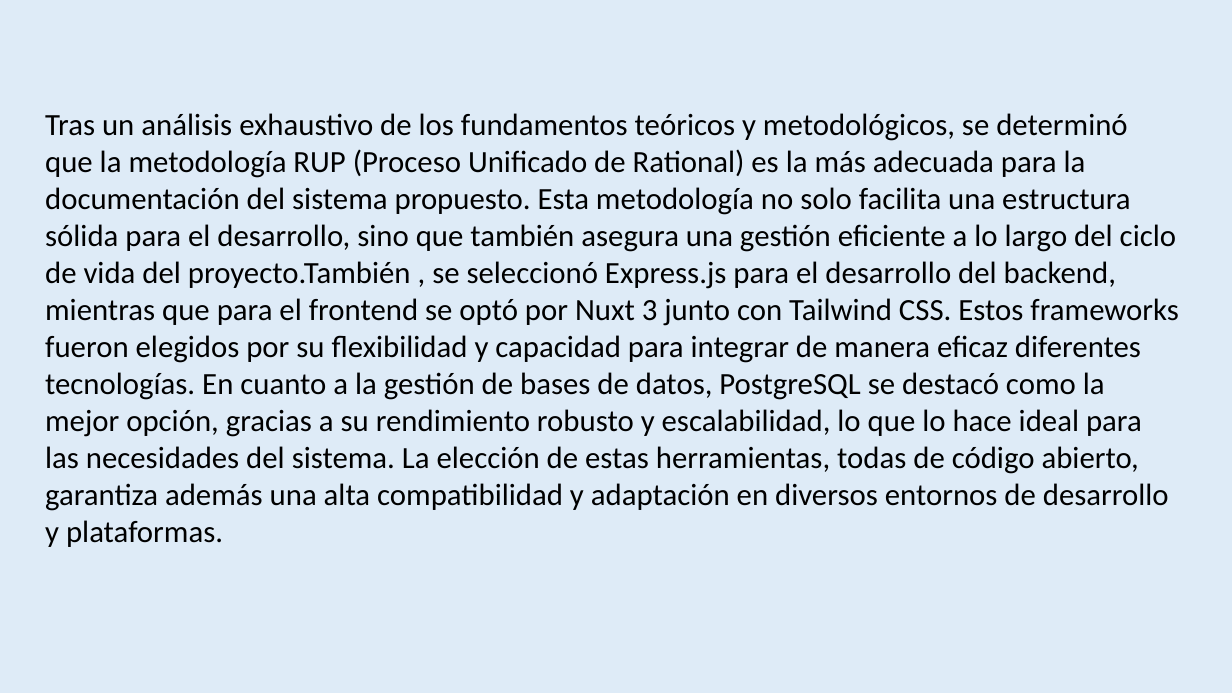
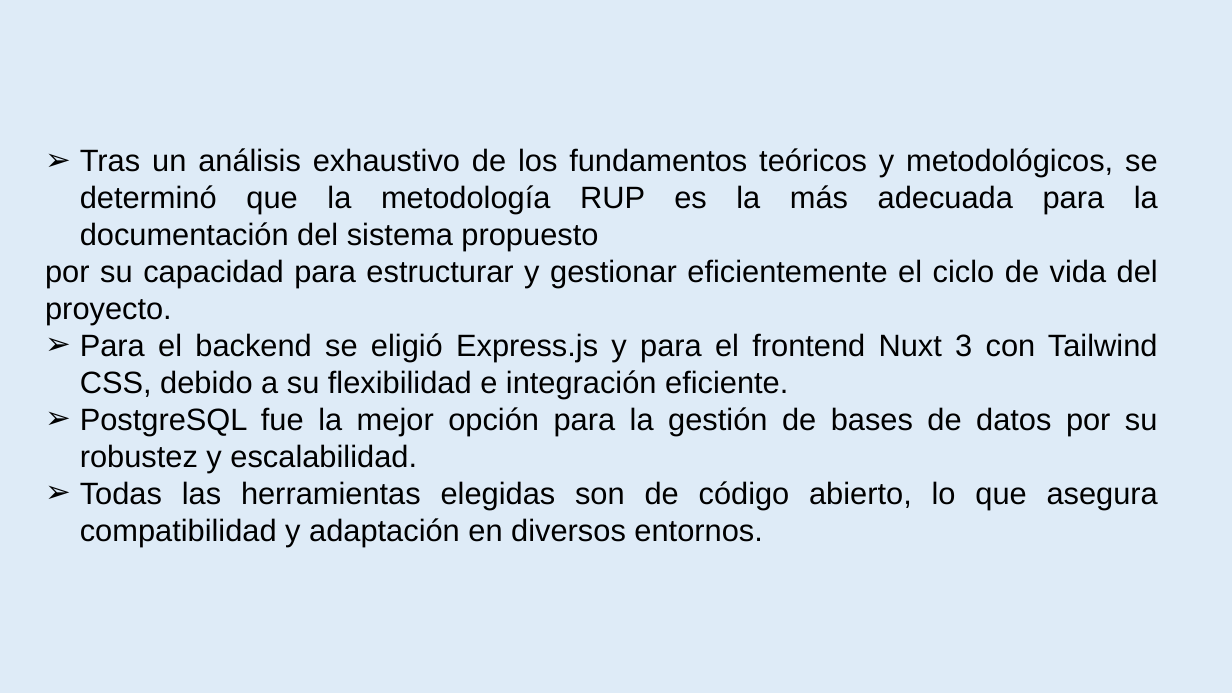
Before and after one commit to amypadron/prower_tesis, a slide deck: slide 44 of Digestión anaerobía.Original.pptx. Drawn at 1232x693 pixels with LibreOffice and Linux fonts; fonts in the diff are those of the drawing. Boxes give left, top, right and bottom in pixels: in the first picture for what was removed or moved away, otherwise in the second. Text is boxed around its words. In the diff, an @@ line names an element or a change of style, - is before the commit and + after.

```diff
--- a/Digestión anaerobía.Original.pptx
+++ b/Digestión anaerobía.Original.pptx
@@ text at bbox=[45, 148, 1158, 547]: text changed; font Calibri to Arial @@
-Tras un análisis exhaustivo de los fundamentos teóricos y metodológicos, se determinó que la metodología RUP (Proceso Unificado de Rational) es la más adecuada para la documentación del sistema propuesto. Esta metodología no solo facilita una estructura sólida para el desarrollo, sino que también asegura una gestión eficiente a lo largo del ciclo de vida del proyecto.También , se seleccionó Express.js para el desarrollo del backend, mientras que para el frontend se optó por Nuxt 3 junto con Tailwind CSS. Estos frameworks fueron elegidos por su flexibilidad y capacidad para integrar de manera eficaz diferentes tecnologías. En cuanto a la gestión de bases de datos, PostgreSQL se destacó como la mejor opción, gracias a su rendimiento robusto y escalabilidad, lo que lo hace ideal para las necesidades del sistema. La elección de estas herramientas, todas de código abierto, garantiza además una alta compatibilidad y adaptación en diversos entornos de desarrollo y plataformas.
+➢ Tras un análisis exhaustivo de los fundamentos teóricos y metodológicos, se determinó que la metodología RUP es la más adecuada para la documentación del sistema propuesto
+por su capacidad para estructurar y gestionar eficientemente el ciclo de vida del proyecto.
+➢ Para el backend se eligió Express.js y para el frontend Nuxt 3 con Tailwind CSS, debido a su flexibilidad e integración eficiente.
+➢ PostgreSQL fue la mejor opción para la gestión de bases de datos por su robustez y escalabilidad.
+➢ Todas las herramientas elegidas son de código abierto, lo que asegura compatibilidad y adaptación en diversos entornos.
```
Also in this commit, not shown: 2 other slides changed.
